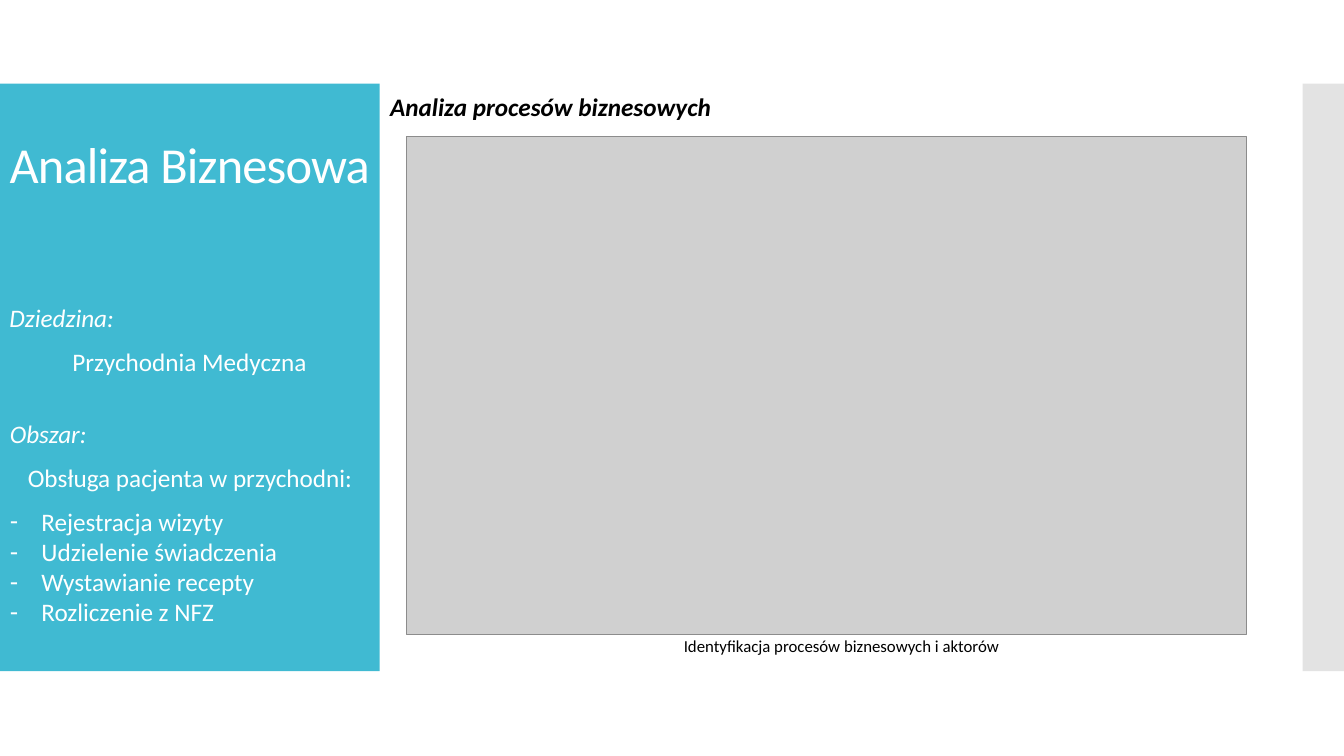
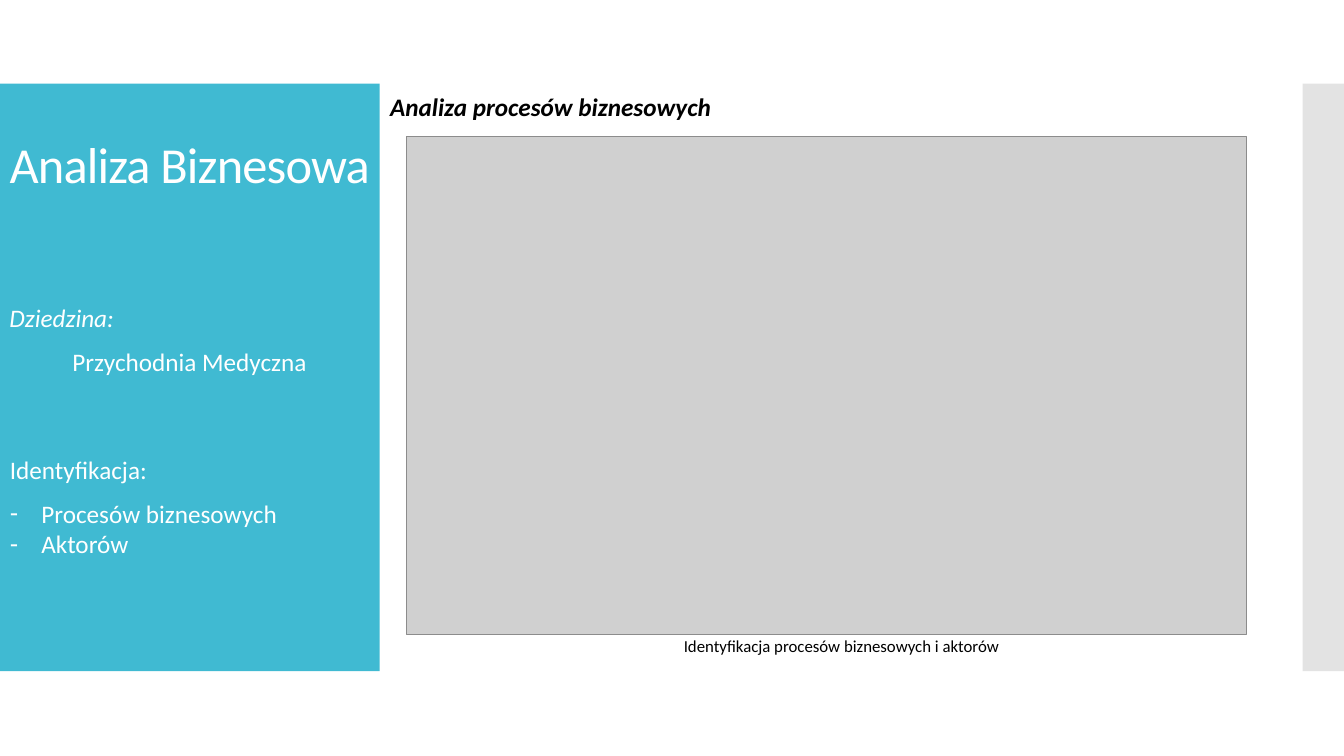
Before and after one commit to Jakub-Ko/PSI, a slide deck: slide 3 of PSI Przychodnia Medyczna.pptx. Drawn at 1344x756 pixels with LibreOffice and Linux fonts; fonts in the diff are those of the drawing; grey boxes stand for pictures. Boxes give left, top, right and bottom in pixels: in the first picture for what was removed or moved away, otherwise in the second. Text is boxed around its words. In the diff, an @@ line names an element or a change of style, - is before the commit and + after.

```diff
--- a/PSI Przychodnia Medyczna.pptx
+++ b/PSI Przychodnia Medyczna.pptx
@@ text at bbox=[10, 461, 277, 553]: text changed @@
-Obszar:
-Obsługa pacjenta w przychodni:
-– Rejestracja wizyty
-– Udzielenie świadczenia
-– Wystawianie recepty
-– Rozliczenie z NFZ
+Identyfikacja:
+– Procesów biznesowych
+– Aktorów
```
Also in this commit, not shown: 1 other slide changed, 1 other file.
